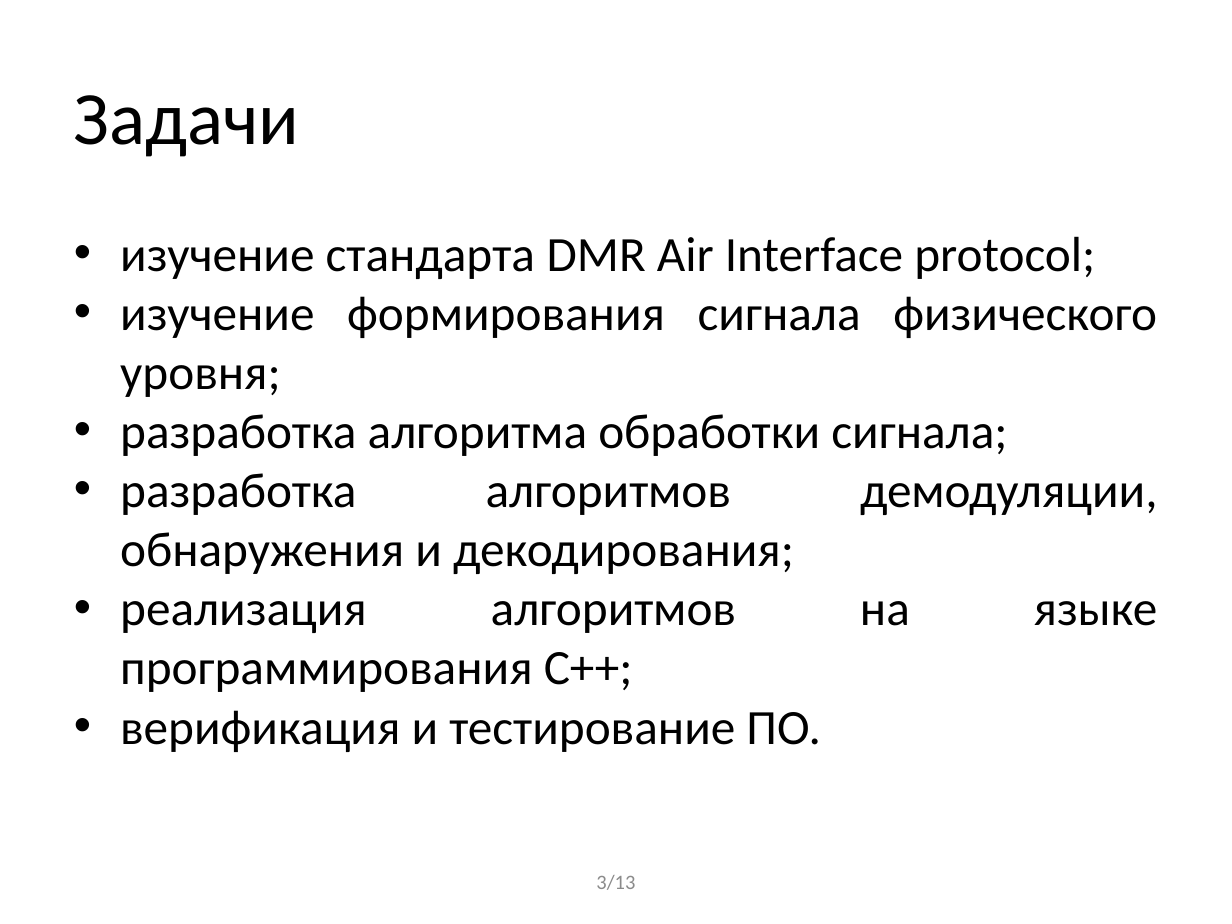
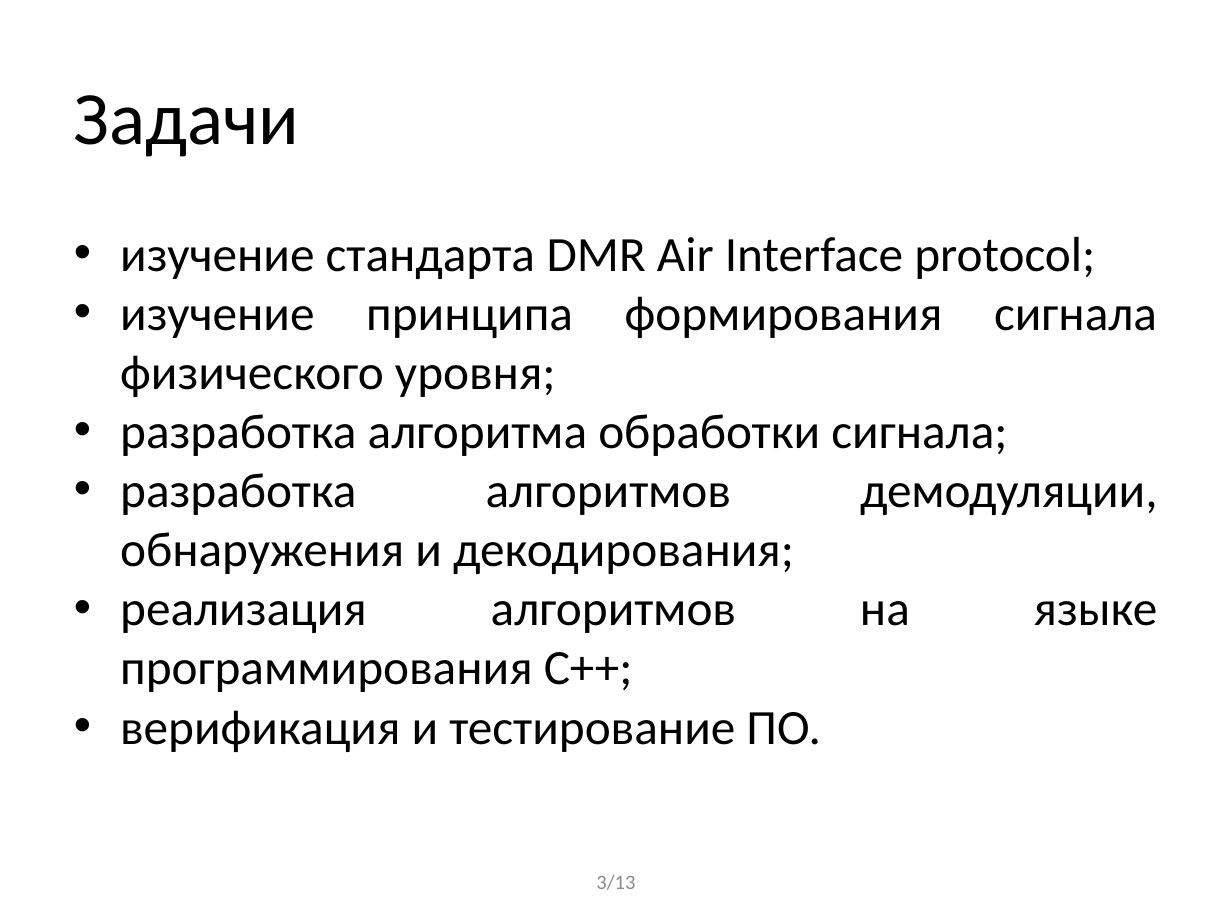
Before and after one commit to BorzhonovAI/magistr, a slide deck: slide 3 of Презентация Диплом.pptx. Drawn at 1232x924 pixels with LibreOffice and Linux fonts; fonts in the diff are those of the drawing. Boxes give left, top, right and bottom in pixels: in the first picture for what was removed or moved away, otherwise in the second. Text is boxed around its words. In the diff, an @@ line names an element or a change of style, - is before the commit and + after.

```diff
--- a/Презентация Диплом.pptx
+++ b/Презентация Диплом.pptx
@@ text at bbox=[120, 296, 1157, 397]: text changed @@
-• изучение формирования сигнала физического уровня;
+• изучение принципа формирования сигнала физического уровня;
```
Also in this commit, not shown: 3 other slides changed, 2 other files.
